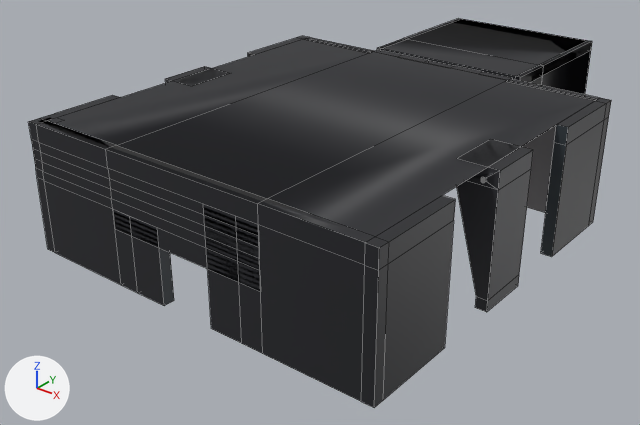
Renders of the FBX model Assets/Art/lobby/budynek.fbx from each side of a commit.
Rendered twice from a 50 mm camera at (68.3, -92.1, 79.5) aimed at (-23.6, 22.7, 8.3). Every picture has the same lights, and +X, +Y and +Z are marked at lower left. Mesh edges are drawn as thin lines.
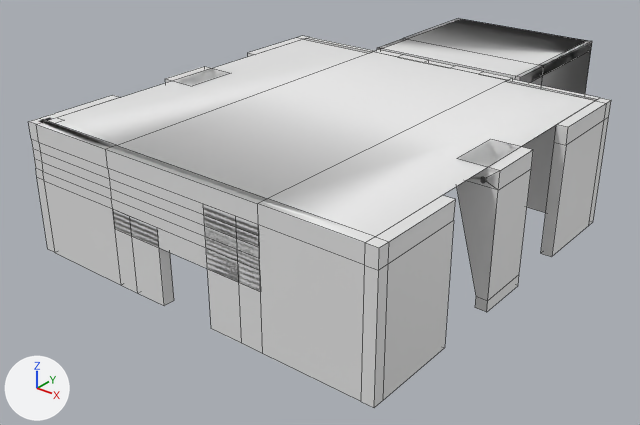
What differs and where, as boxes [x1, y1, x2, y2] in the pictures (640 x 425 px):
```json
{"object": "Cube.158", "change": "recoloured", "before": [29, 18, 611, 408], "after": [29, 18, 611, 408], "on screen": "black to white"}
```

Scene script edits in JSON lines:
```json
{"block": "me_cube_158", "where": "me_cube_158.from_pydata(...)  # 560 vertices, 469 faces; spans x -1.0..67.0, y -6.8..13.6, z -4.0..22.0"}
{"op": "remove", "block": "me_cube_158", "code": "me_cube_158.materials.append(mat_material_001)  # picture img_paleta_png"}
```
